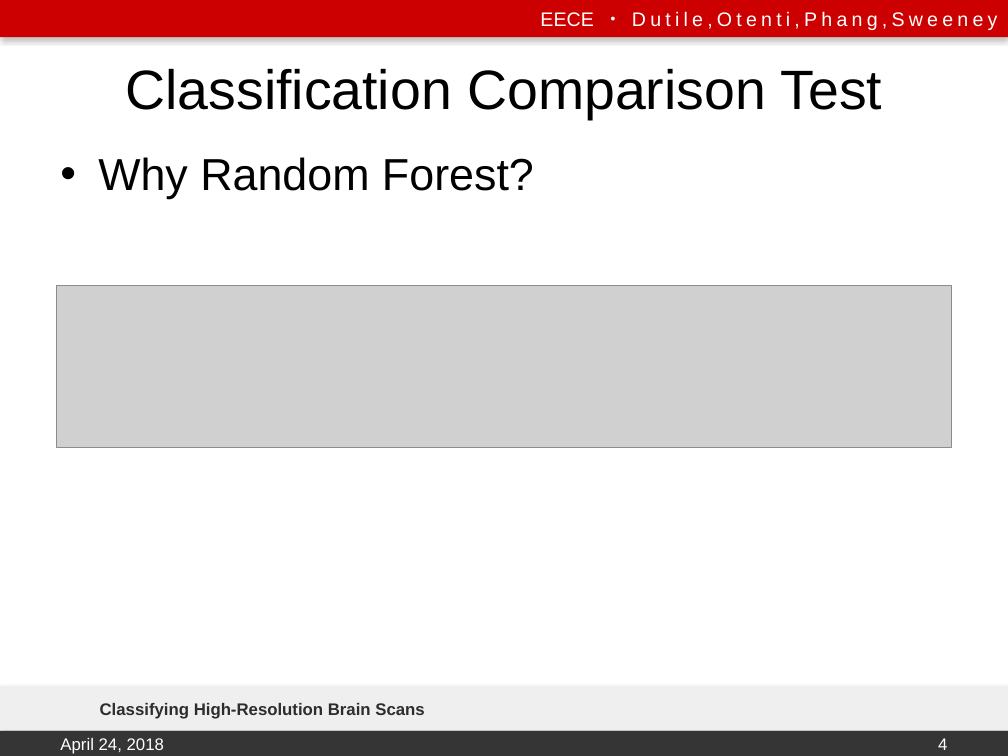
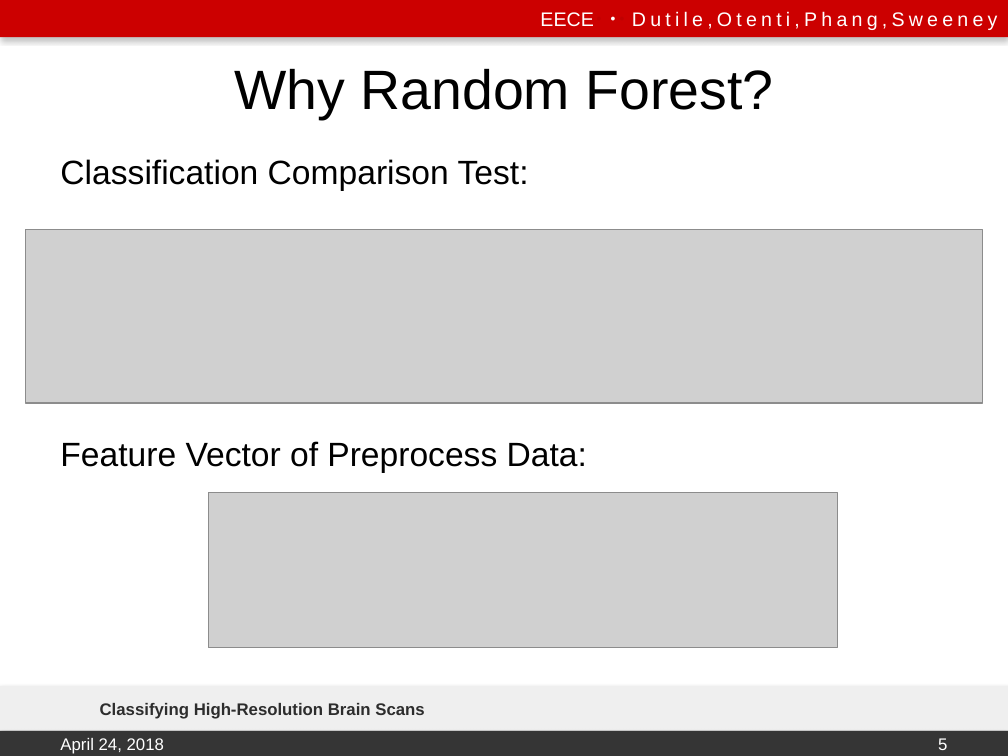
Before and after one commit to emily-jean/ml-brains, a slide deck: slide 5 of presentation/DutileOtentiPhangSweeney.pptx (slide 4 before the commit). Drawn at 1008x756 pixels with LibreOffice and Linux fonts; fonts in the diff are those of the drawing; grey boxes stand for pictures; background and template pictures are left out. Boxes give left, top, right and bottom in pixels: in the first picture for what was removed or moved away, otherwise in the second. Text is boxed around its words. In the diff, an @@ line names an element or a change of style, - is before the commit and + after.

```diff
--- a/presentation/DutileOtentiPhangSweeney.pptx
+++ b/presentation/DutileOtentiPhangSweeney.pptx
@@ title at bbox=[234, 68, 773, 119]: text changed @@
-Classification Comparison Test
+Why Random Forest?
@@ text at bbox=[60, 159, 587, 473]: text changed; size 32 to 24 pt @@
-• Why Random Forest?
+Classification Comparison Test:
+Feature Vector of Preprocess Data:
@@ picture: place and size @@
-picture at bbox=[56, 286, 951, 448]
+picture at bbox=[25, 230, 983, 403]
@@ picture added at bbox=[208, 493, 837, 648] @@
@@ page number at bbox=[938, 738, 947, 750]: text changed @@
-4
+5
```
Also in this commit, not shown: 8 other slides changed, 2 slides added, 8 other files.
